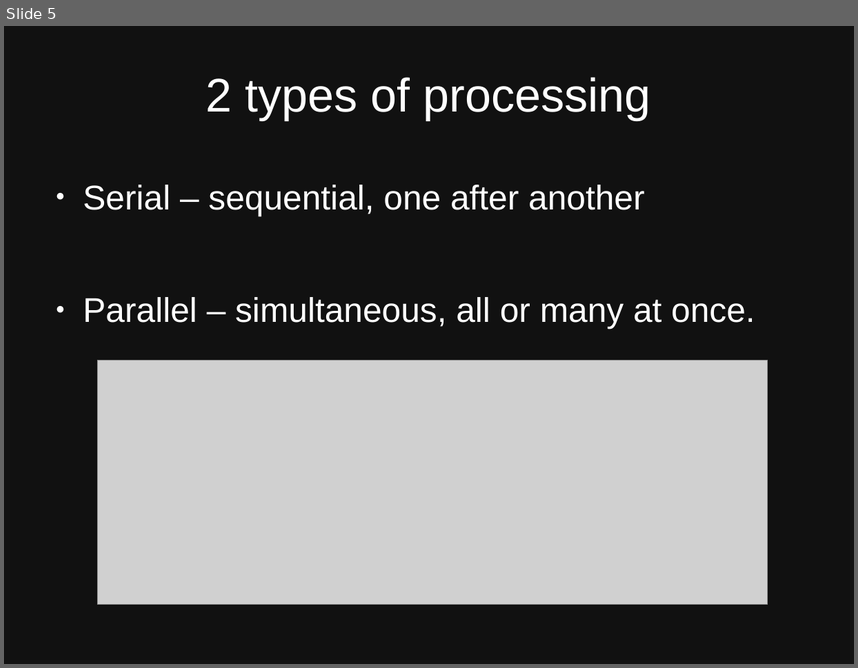
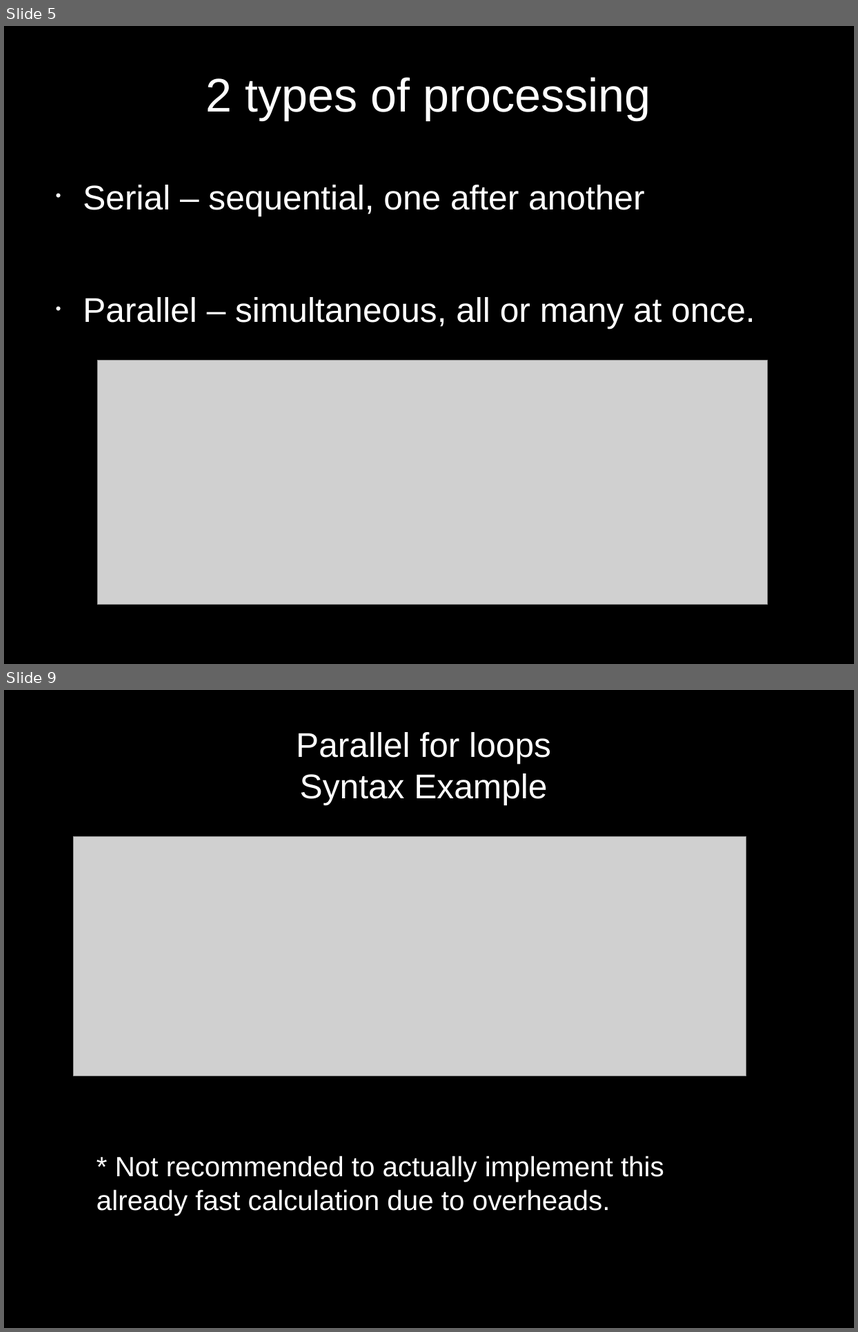
Before and after one commit to jason-neal/PC_Joblib_parrallelization, a slide deck: Embarisingly Parallel.odp. Shown one above the other, each under a label of ours: slide 5 before the commit, slides 5 and 9 after it; the slides between them are not shown. The pictures are 858x668 and 858x1332 pixels, drawn with LibreOffice and Linux fonts; fonts in the diff are those of the drawing; grey boxes stand for pictures. Boxes give left, top, right and bottom in pixels: in the first picture for what was removed or moved away, otherwise in the second. Text is boxed around its words. In the diff, an @@ line names an element or a change of style, - is before the commit and + after.

Commit message:
Most of presentation and examples done - night before

```diff
--- a/Embarisingly Parallel.odp
+++ b/Embarisingly Parallel.odp
@@ slide 9 added at [4,690,854,1328], background #000000 @@
@@ title added at [296,732,551,805], 32 pt, text #FFFFFF @@
+Parallel for loops
+Syntax Example
@@ picture added at [74,836,746,1076] @@
@@ text added at [96,1156,664,1216], 26 pt, text #FFFFFF @@
+* Not recommended to actually implement this already fast calculation due to overheads.
@@ slide 5 changed as well @@
@@ background #111111 to #000000 @@
@@ text "Serial – sequential, one after ..." at [83,185,755,328]: bullet ● to • @@
```
Also in this commit, not shown: 3 other slides changed, 11 other slides added, 4 slides removed, 4 other files.
